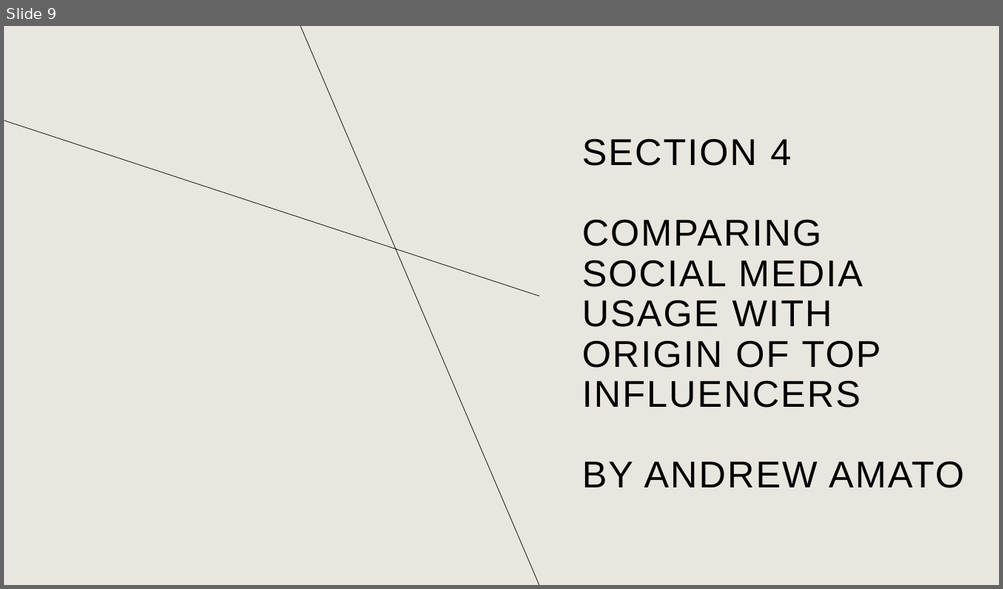
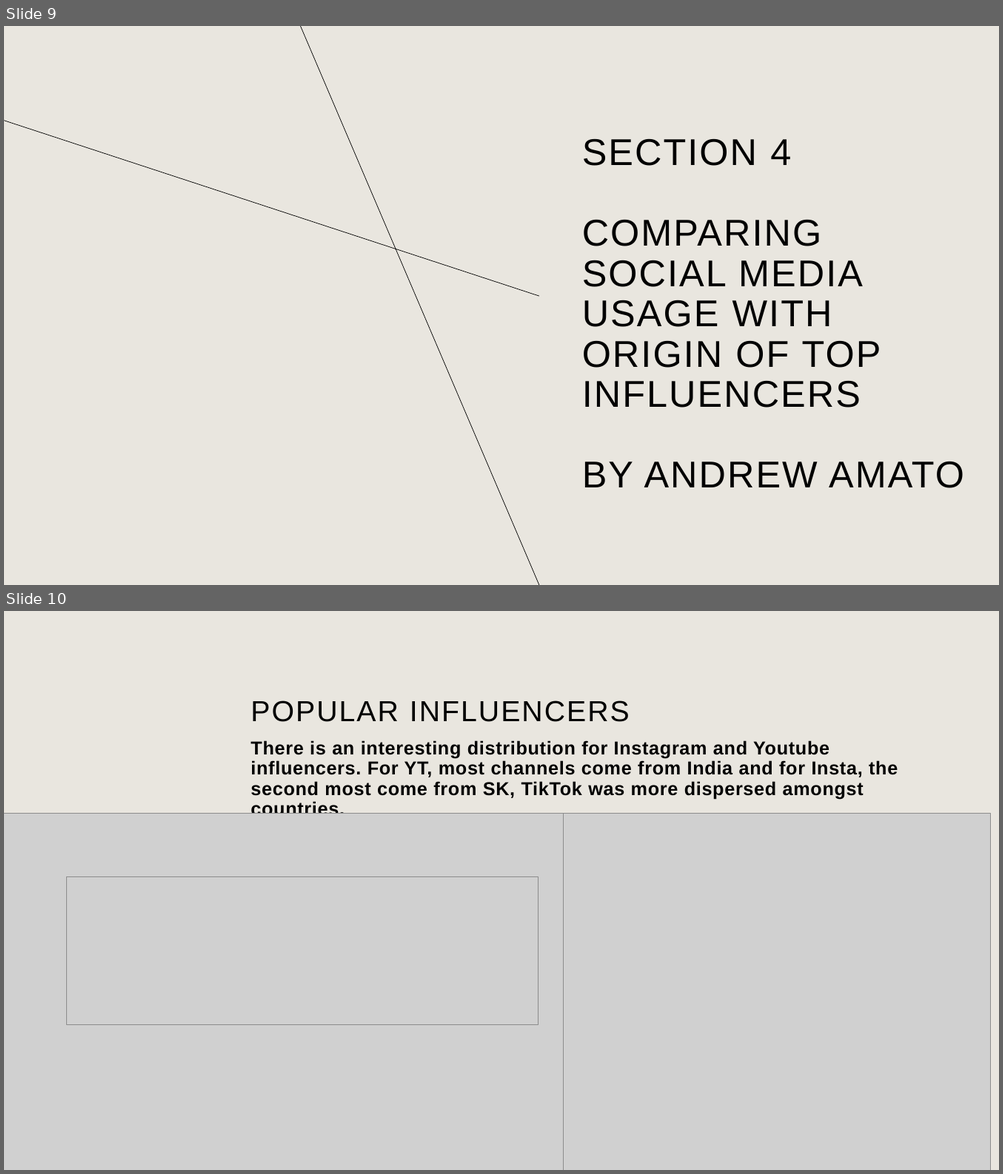
Before and after one commit to MyJineng/Project1, a slide deck: presentation.pptx. Shown one above the other, each under a label of ours: slide 9 before the commit, slides 9 and 10 after it. The pictures are 1003x589 and 1003x1174 pixels, drawn with LibreOffice and Linux fonts; fonts in the diff are those of the drawing; grey boxes stand for pictures; background and template pictures are left out. Boxes give left, top, right and bottom in pixels: in the first picture for what was removed or moved away, otherwise in the second. Text is boxed around its words. In the diff, an @@ line names an element or a change of style, - is before the commit and + after.

```diff
--- a/presentation.pptx
+++ b/presentation.pptx
@@ slide 10 added at (4,611,999,1170), background #E9E6DF @@
@@ title added at (250,701,629,722), 28 pt, text #000000 @@
+POPULAR INFLUENCERS
@@ text added at (250,741,897,814), 18 pt, text #000000, bold @@
+There is an interesting distribution for Instagram and Youtube influencers. For YT, most channels come from India and for Insta, the second most come from SK, TikTok was more dispersed amongst countries.
@@ picture added at (4,813,563,1170) @@
@@ picture added at (563,813,990,1170) @@
@@ picture added at (67,877,538,1025) @@
```
Also in this commit, not shown: 1 other slide added.
